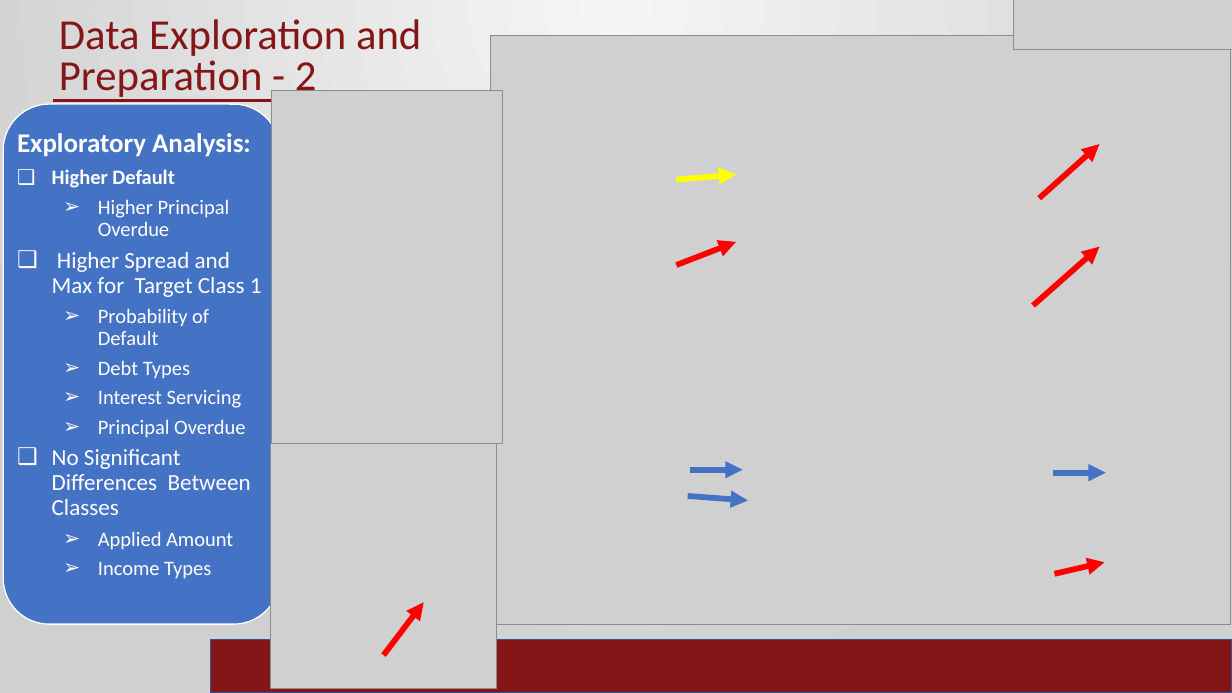
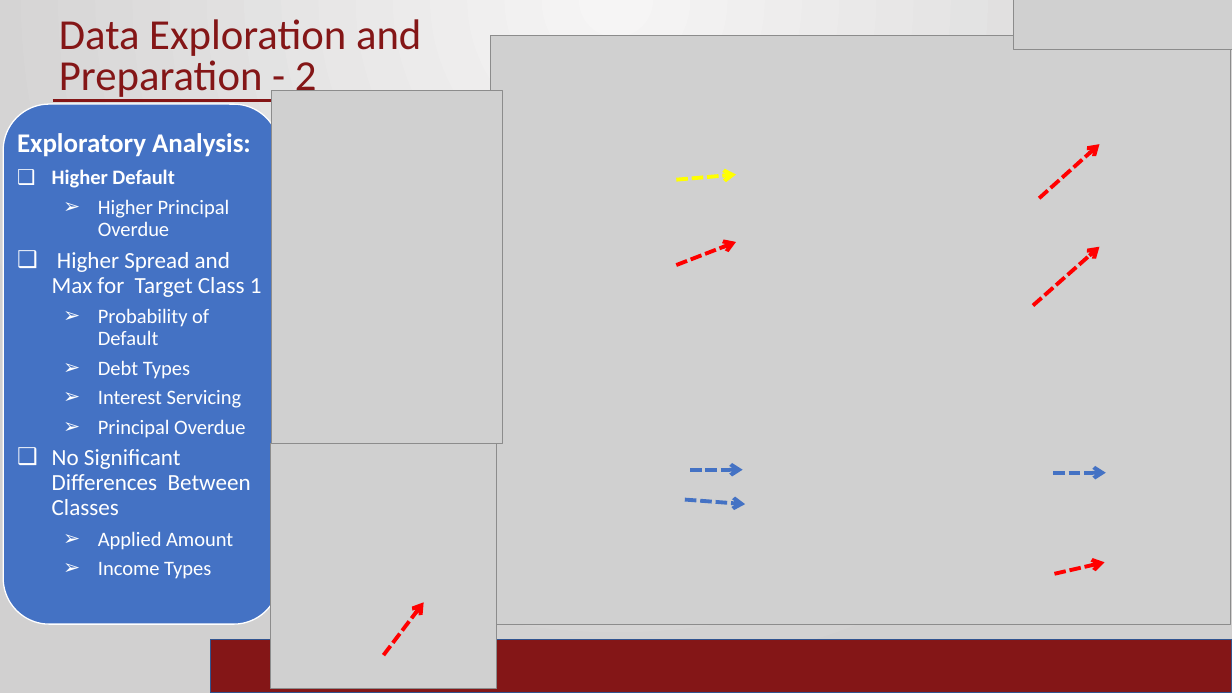
Before and after one commit to ramrao0102/DSA5900-Project, a slide deck: slide 5 of Ram_Rao_Final_Practicum.pptx. Drawn at 1232x693 pixels with LibreOffice and Linux fonts; fonts in the diff are those of the drawing; grey boxes stand for pictures; background and template pictures are left out. Boxes give left, top, right and bottom in pixels: in the first picture for what was removed or moved away, otherwise in the second. Text is boxed around its words. In the diff, an @@ line names an element or a change of style, - is before the commit and + after.

```diff
--- a/Ram_Rao_Final_Practicum.pptx
+++ b/Ram_Rao_Final_Practicum.pptx
@@ arrow (1040, 199) - (1100, 144): stroke #FF0000 4.5 pt to #FF0000 3 pt dashed; arrowheads changed @@
@@ arrow (677, 179) - (737, 175): stroke #FFFF00 4.5 pt to #FFFF00 3 pt dashed; arrowheads changed @@
@@ arrow (677, 265) - (737, 242): stroke #FF0000 4.5 pt to #FF0000 3 pt dashed; arrowheads changed @@
@@ arrow (1033, 306) - (1100, 247): stroke #FF0000 4.5 pt to #FF0000 3 pt dashed; arrowheads changed @@
@@ arrow (690, 470) - (743, 470): stroke #4472C4 4.5 pt to #4472C4 3 pt dashed; arrowheads changed @@
@@ arrow (1054, 473) - (1106, 473): stroke #4472C4 4.5 pt to #4472C4 3 pt dashed; arrowheads changed @@
@@ arrow moved from (688, 496) - (749, 501) to (685, 500) - (745, 505) @@
@@ arrow (685, 500) - (745, 505): stroke #4472C4 4.5 pt to #4472C4 3 pt dashed; arrowheads changed @@
@@ arrow (1055, 574) - (1104, 563): stroke #FF0000 4.5 pt to #FF0000 3 pt dashed; arrowheads changed @@
@@ arrow (384, 655) - (424, 603): stroke #FF0000 4.5 pt to #FF0000 3 pt dashed; arrowheads changed @@
```
Also in this commit, not shown: 1 other file.
